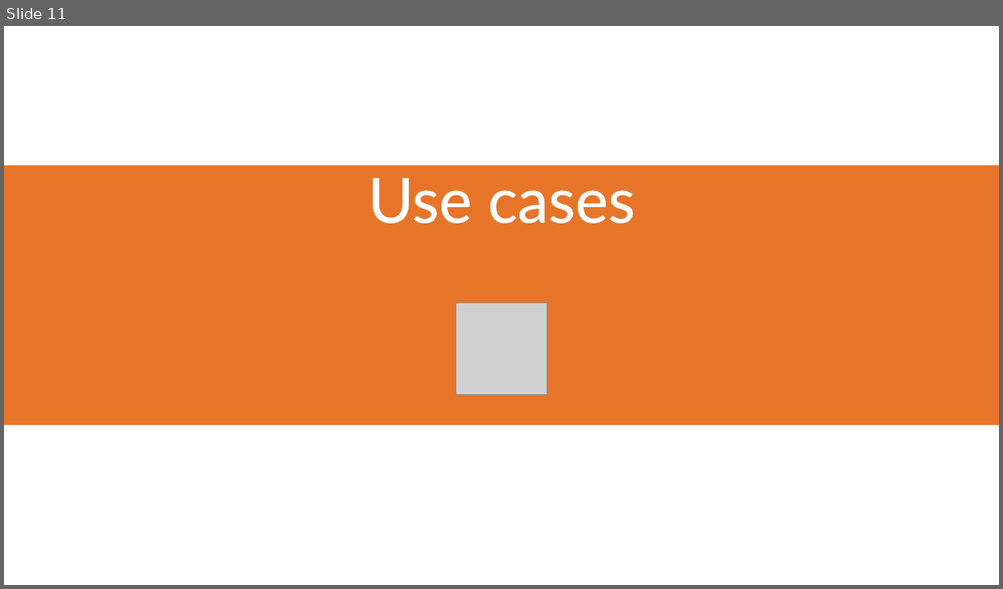
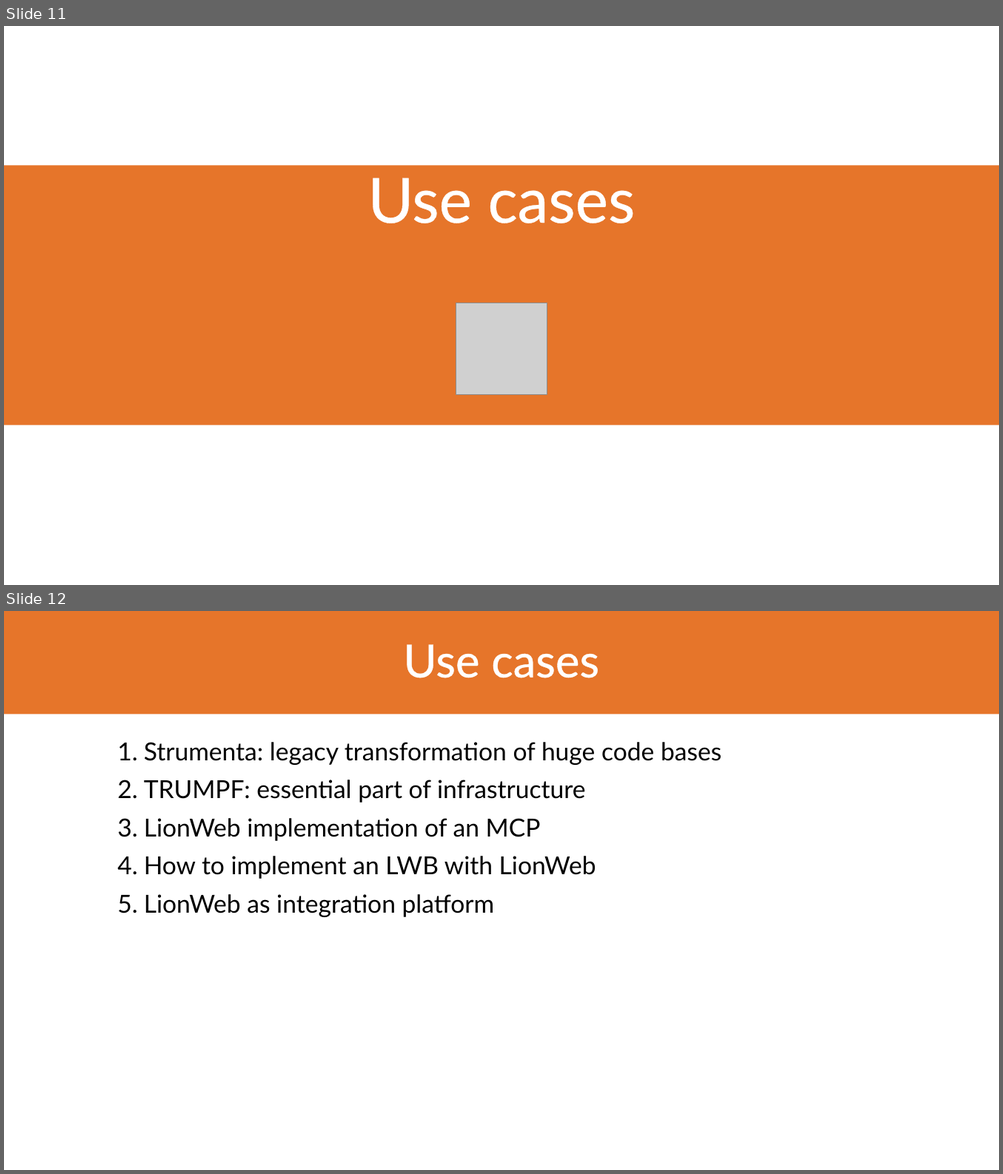
Before and after one commit to LionWeb-io/specification, a slide deck: conference-talks/LangDev/2026/LangDev 2026 Talk.pptx. Shown one above the other, each under a label of ours: slide 11 before the commit, slides 11 and 12 after it. The pictures are 1003x589 and 1003x1174 pixels, drawn with LibreOffice and Linux fonts; fonts in the diff are those of the drawing; grey boxes stand for pictures; background and template pictures are left out. Boxes give left, top, right and bottom in pixels: in the first picture for what was removed or moved away, otherwise in the second. Text is boxed around its words. In the diff, an @@ line names an element or a change of style, - is before the commit and + after.

```diff
--- a/conference-talks/LangDev/2026/LangDev 2026 Talk.pptx
+++ b/conference-talks/LangDev/2026/LangDev 2026 Talk.pptx
@@ slide 12 added at (4,611,999,1170), background #FFFFFF @@
@@ title added at (4,611,999,714), fill #E6752A, 44 pt, text #FFFFFF @@
+Use cases
@@ text added at (144,742,721,917), 24 pt, text #000000 @@
+  1. Strumenta: legacy transformation of huge code bases
+  2. TRUMPF: essential part of infrastructure
+  3. LionWeb implementation of an MCP
+  4. How to implement an LWB with LionWeb
+  5. LionWeb as integration platform
```
Also in this commit, not shown: 6 slides changed, 1 other file.
